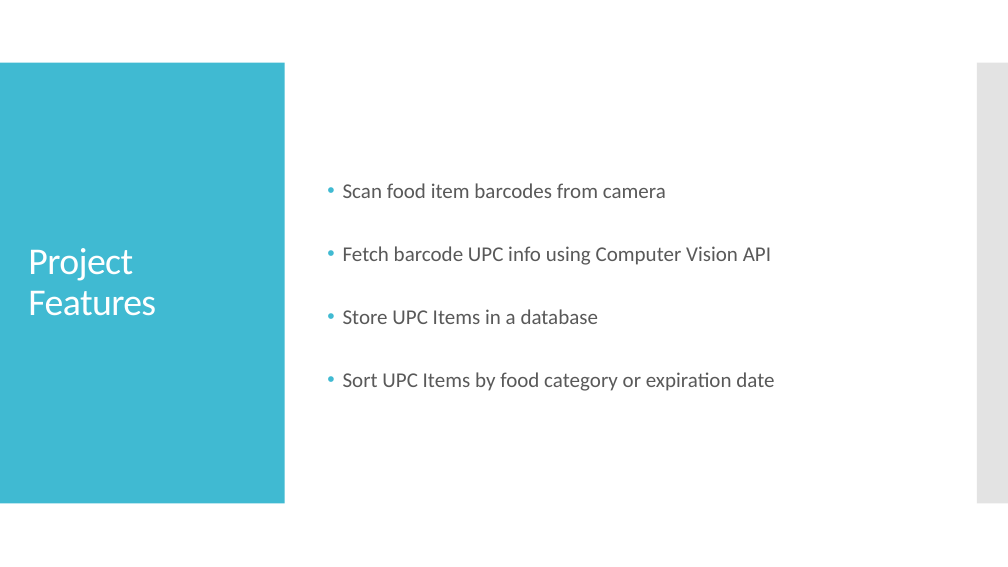
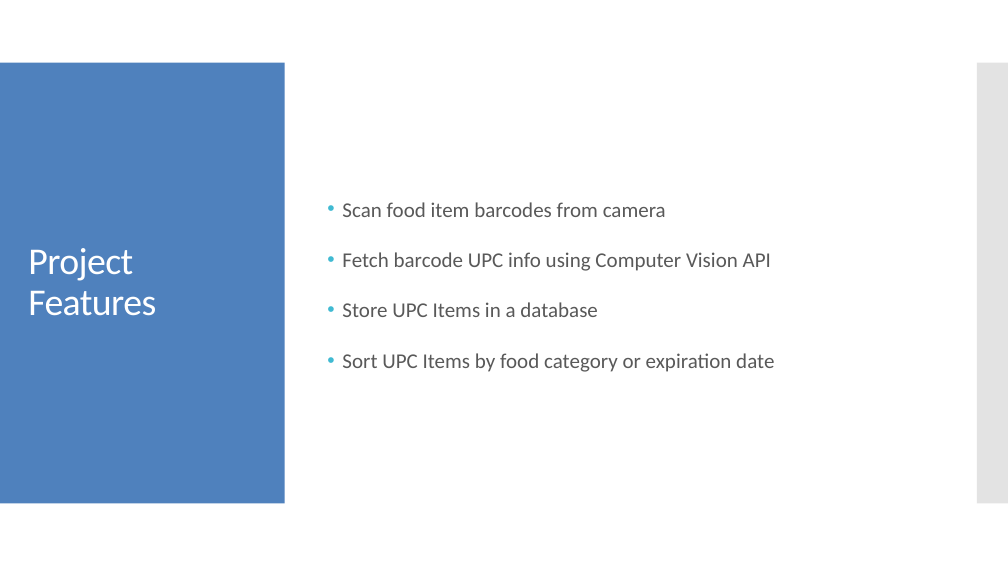
Before and after one commit to uml-app1-2016/Fridge-Friend, a slide deck: slide 3 of Fridge Friend.pptx. Drawn at 1008x567 pixels with LibreOffice and Linux fonts; fonts in the diff are those of the drawing. Boxes give left, top, right and bottom in pixels: in the first picture for what was removed or moved away, otherwise in the second. Text is boxed around its words. In the diff, an @@ line names an element or a change of style, - is before the commit and + after.

```diff
--- a/Fridge Friend.pptx
+++ b/Fridge Friend.pptx
@@ rectangle at (0,63,285,504): fill #40BAD2 to #4F81BD @@
@@ text "Scan food item barcodes from ..." at (342,202,774,372): less space between paragraphs @@
```
Also in this commit, not shown: 6 other slides changed.
